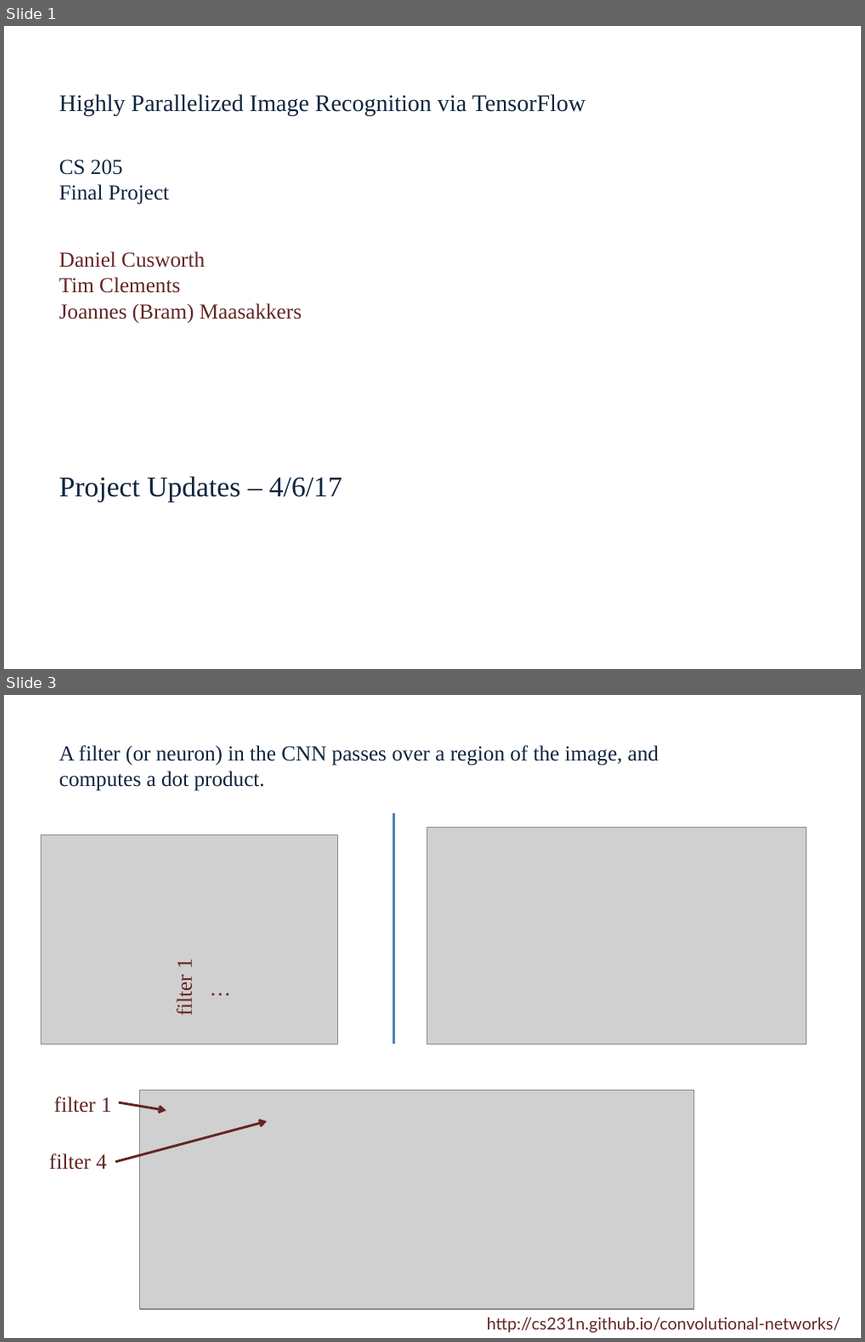
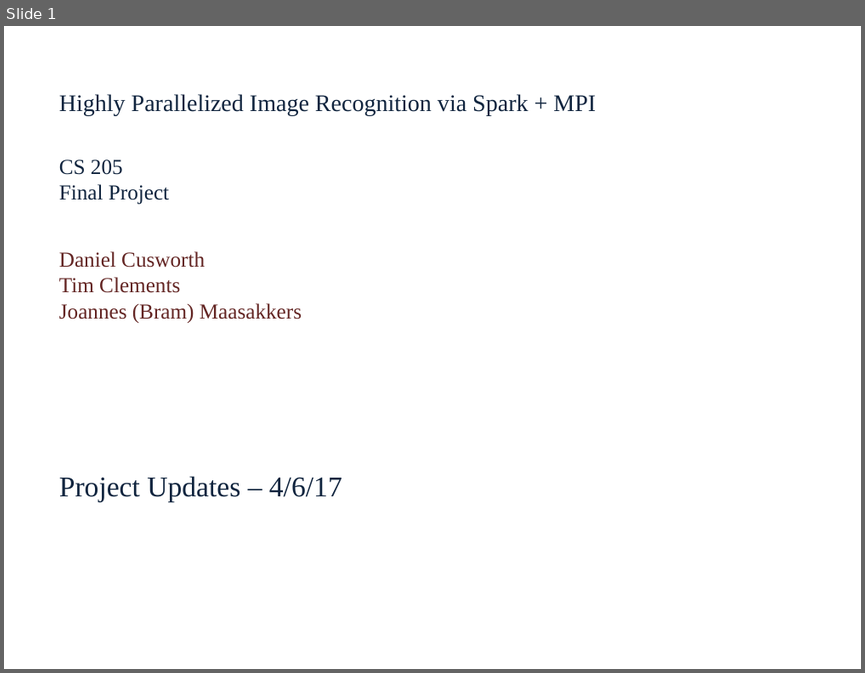
Before and after one commit to dcusworth/image_spark_mpi, a slide deck: benchmarks/Update_Rafa_1.pptx. Shown one above the other, each under a label of ours: slides 1 and 3 before the commit, slide 1 after it; the slides between them are not shown. The pictures are 865x1342 and 865x673 pixels, drawn with LibreOffice and Linux fonts; fonts in the diff are those of the drawing; grey boxes stand for pictures. Boxes give left, top, right and bottom in pixels: in the first picture for what was removed or moved away, otherwise in the second. Text is boxed around its words. In the diff, an @@ line names an element or a change of style, - is before the commit and + after.

```diff
--- a/benchmarks/Update_Rafa_1.pptx
+++ b/benchmarks/Update_Rafa_1.pptx
@@ slide 3 removed at box(4, 695, 861, 1338), background #FFFFFF @@
@@ text removed at box(59, 745, 658, 791) @@
-A filter (or neuron) in the CNN passes over a region of the image, and computes a dot product.
@@ line removed from (394, 813) to (394, 1043) @@
@@ picture removed at box(41, 834, 337, 1043) @@
@@ picture removed at box(427, 827, 806, 1043) @@
@@ text removed at box(172, 959, 196, 1015) @@
-filter 1
@@ text removed at box(201, 970, 245, 1004) @@
-…
@@ text removed at box(54, 1096, 112, 1112) @@
-filter 1
@@ arrow removed from (119, 1102) to (166, 1111) @@
@@ picture removed at box(139, 1089, 693, 1309) @@
@@ arrow removed from (115, 1161) to (267, 1121) @@
@@ text removed at box(49, 1153, 107, 1169) @@
-filter 4
@@ text removed at box(487, 1316, 840, 1333) @@
-http://cs231n.github.io/convolutional-networks/
@@ slide 1 changed as well @@
@@ text at box(59, 94, 596, 115): text changed @@
-Highly Parallelized Image Recognition via TensorFlow
+Highly Parallelized Image Recognition via Spark + MPI
```
Also in this commit, not shown: 4 slides added, 7 other slides removed, 1 other file.
